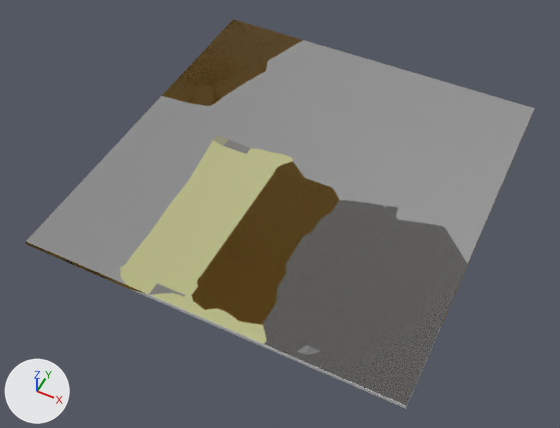
One commit to the FBX model Assets/Assets/PabloProps/carpet 4.fbx: the scene before it, then after it.
Rendered twice from a 50 mm lens placed at (0.0693, -0.4334, 0.0295), pointed at (0.0576, -0.4099, 0.0001). Arrows for +X, +Y and +Z are at lower left; the lights stay in place. The first picture is the older version. Where no turn or scale is listed for an object, it has been applied to the vertices.

The older version as bpy lines, for what is in view:
```python
me_mesh = bpy.data.meshes.new('Mesh')
me_mesh.from_pydata(...)  # 80 vertices, 156 faces; spans x 0.0..0.0188, y -0.02..0.0, z -0.0002..0.0
me_mesh.materials.append(mat_aistandardsurface14)
ob_polysurface572 = bpy.data.objects.new('polySurface572', me_mesh)
ob_polysurface572.location = (0.04838, -0.39803, 0.00165)
```
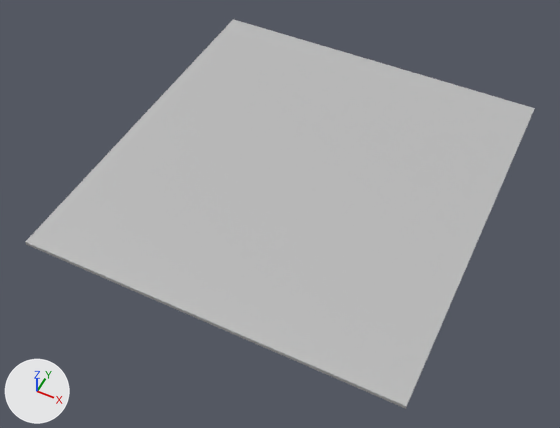
The newer file is also turned or shifted as a whole; pictures and numbers use the older file's frame.

Where the change shows, as pixel boxes (x1, y1, x2, y2) in the pictures (560 x 428 px):
'polySurface572', recoloured (lighter)
    both: (26, 19, 535, 409)

Patch to the scene script:
```diff
--- a/Assets/Assets/PabloProps/carpet 4.fbx.py
+++ b/Assets/Assets/PabloProps/carpet 4.fbx.py
@@ mat_maya_lambert10 @@
+mat_maya_lambert10 = principled_material('Maya_Lambert10')
+mat_maya_lambert10.base_color = (0.5, 0.5, 0.5)  # grey #bcbcbc
@@ me_mesh @@
 me_mesh.from_pydata(...)  # 80 vertices, 156 faces; spans x 0.0..0.0188, y -0.02..0.0, z -0.0002..0.0
-me_mesh.materials.append(mat_aistandardsurface14)
+me_mesh.materials.append(mat_maya_lambert10)  # grey #bcbcbc
```
